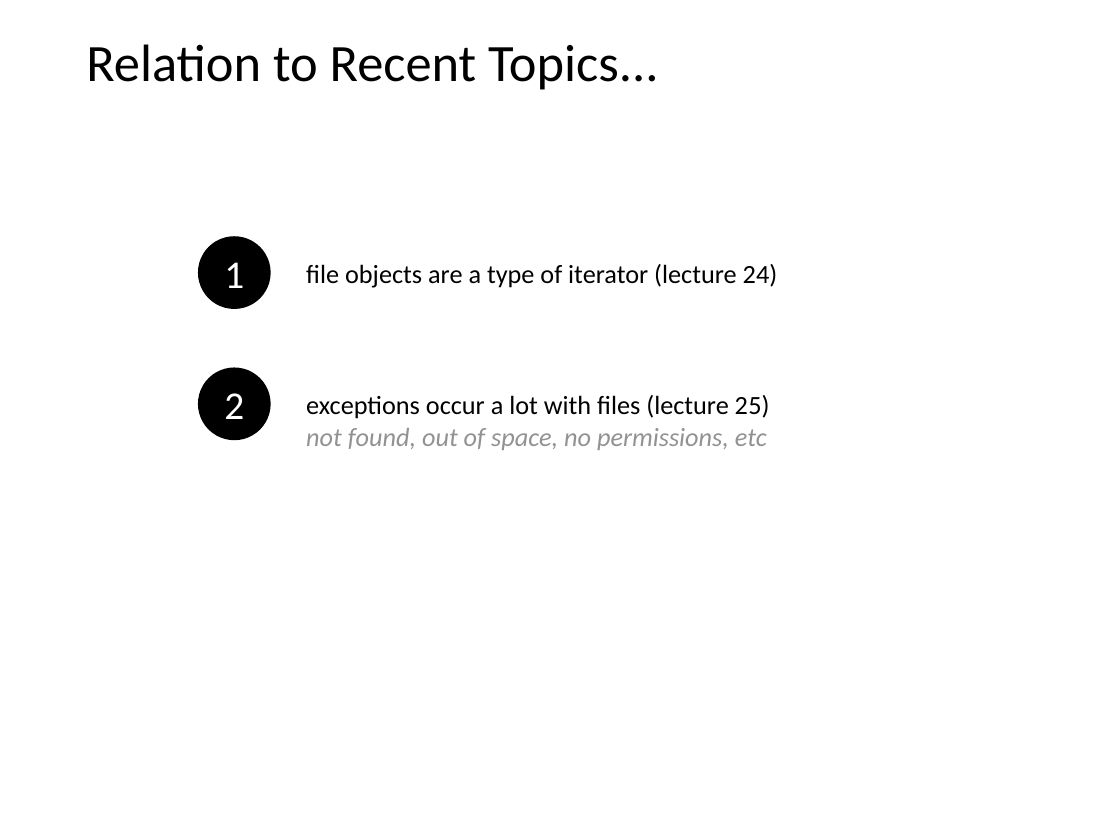
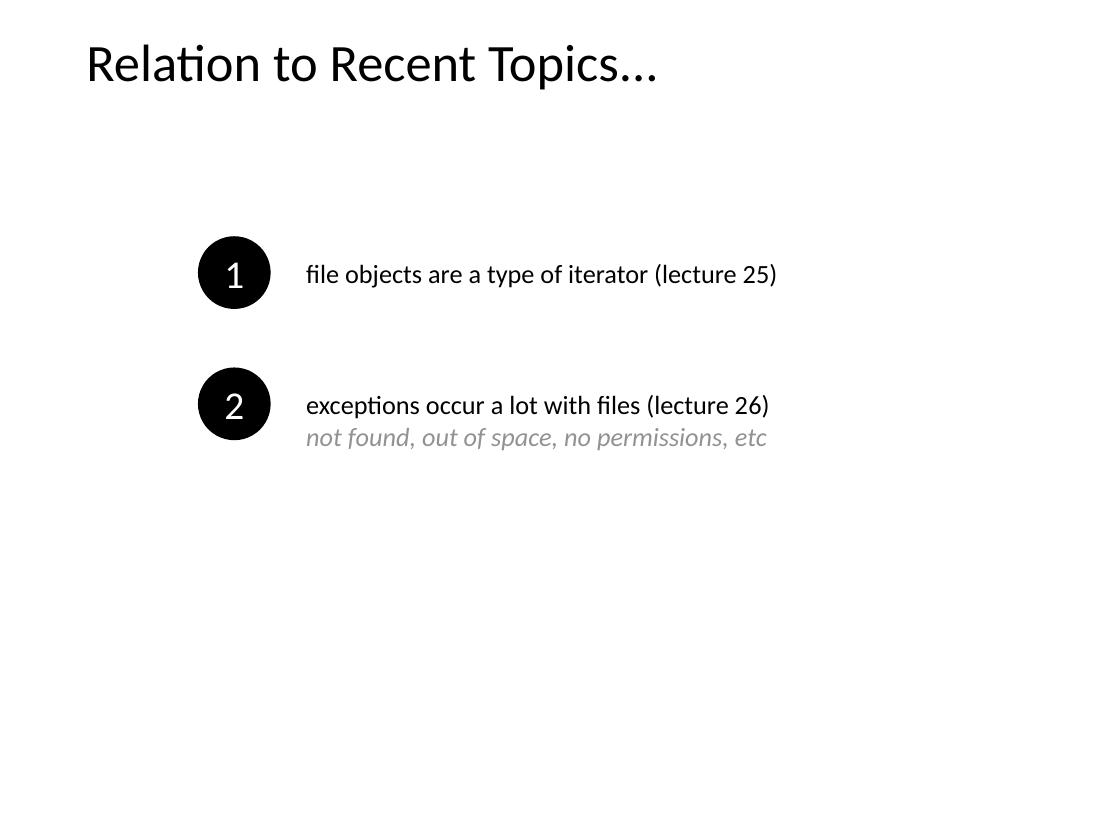
Before and after one commit to tylerharter/caraza-harter-com, a slide deck: slide 2 of tyler/meena/cs220/s21/materials/lec_27_S21.pptx. Drawn at 1120x840 pixels with LibreOffice and Linux fonts; fonts in the diff are those of the drawing. Boxes give left, top, right and bottom in pixels: in the first picture for what was removed or moved away, otherwise in the second. Text is boxed around its words. In the diff, an @@ line names an element or a change of style, - is before the commit and + after.

```diff
--- a/tyler/meena/cs220/s21/materials/lec_27_S21.pptx
+++ b/tyler/meena/cs220/s21/materials/lec_27_S21.pptx
@@ text at box(306, 264, 778, 288): text changed @@
-file objects are a type of iterator (lecture 24)
+file objects are a type of iterator (lecture 25)
@@ text at box(306, 395, 770, 419): text changed @@
-exceptions occur a lot with files (lecture 25)
+exceptions occur a lot with files (lecture 26)
```
Also in this commit, not shown: 3 other slides changed, 6 other files.
